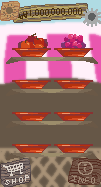
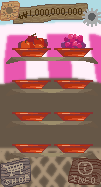
Layer changes from the first (101, 187) image to the second:
painted on "shopicon" over bbox(3, 163, 29, 185)
renamed "moenyinfo" to "moneyinfo", painted on it over bbox(13, 3, 88, 24)
